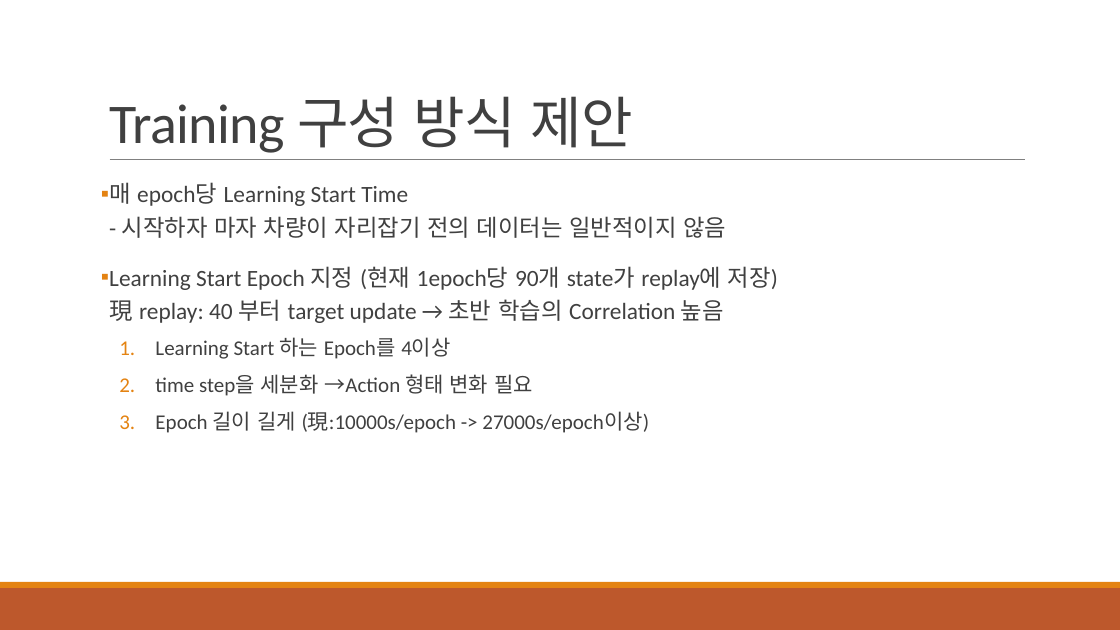
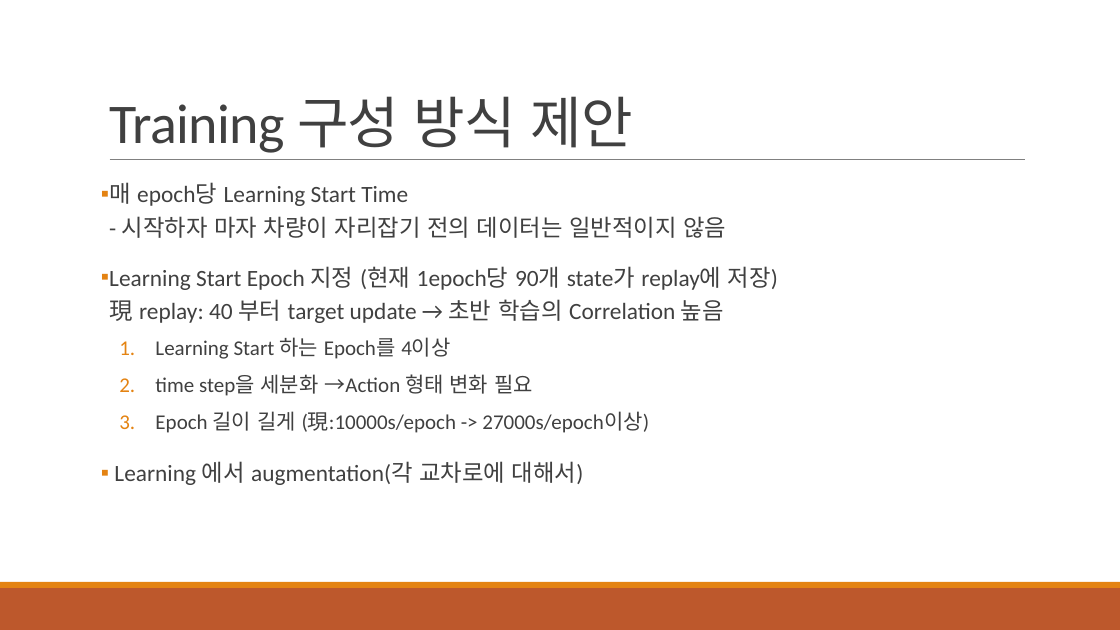
Before and after one commit to 3neutronstar/traffic-optimization_RL, a slide deck: slide 11 of 1st_Seminar(강민수).pptx. Drawn at 1120x630 pixels with LibreOffice and Linux fonts; fonts in the diff are those of the drawing. Boxes give left, top, right and bottom in pixels: in the first picture for what was removed or moved away, otherwise in the second. Text is boxed around its words. In the diff, an @@ line names an element or a change of style, - is before the commit and + after.

```diff
--- a/1st_Seminar(강민수).pptx
+++ b/1st_Seminar(강민수).pptx
@@ text at [114,461,584,485]: paragraph added @@
+▪ Learning 에서 augmentation(각 교차로에 대해서)
```
Also in this commit, not shown: 2 other slides changed, 5 slides added, 2 slides removed.
